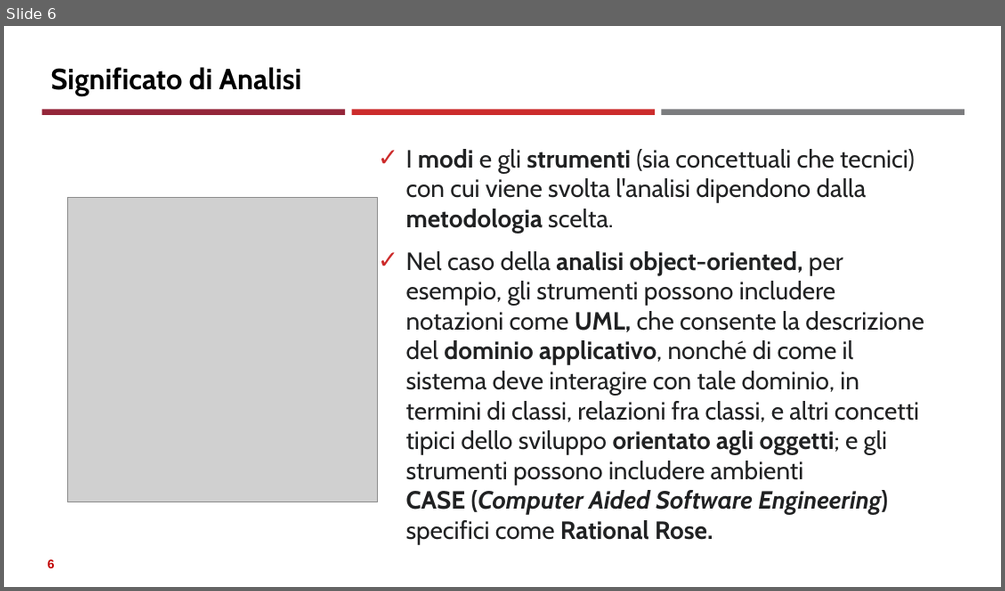
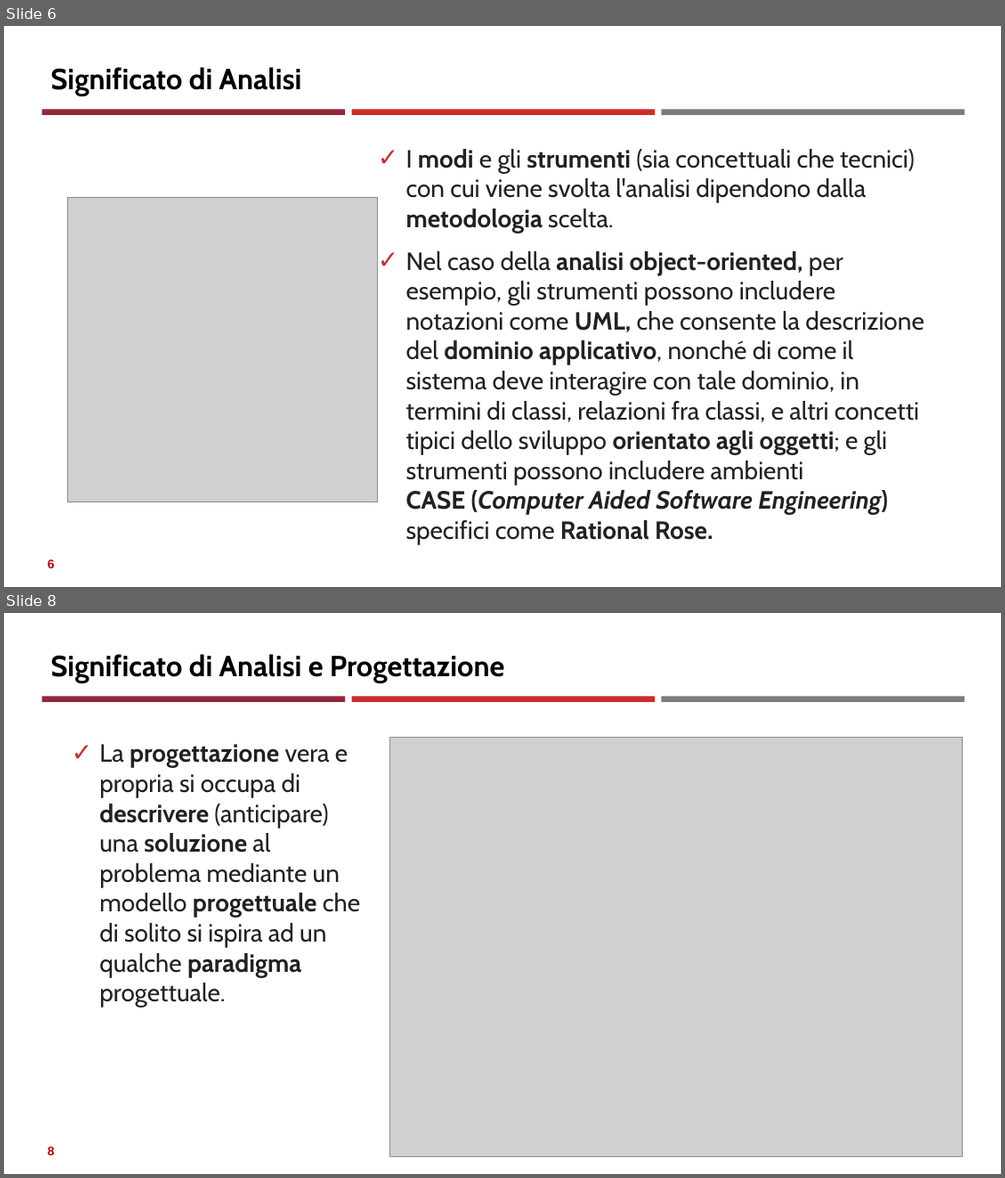
Before and after one commit to neural1977/data_science_interview_material, a slide deck: Assicurazioni/Analisi e progettazione del Software_ita.pptx. Shown one above the other, each under a label of ours: slide 6 before the commit, slides 6 and 8 after it; the slides between them are not shown. The pictures are 1005x591 and 1005x1178 pixels, drawn with LibreOffice and Linux fonts; fonts in the diff are those of the drawing; grey boxes stand for pictures. Boxes give left, top, right and bottom in pixels: in the first picture for what was removed or moved away, otherwise in the second. Text is boxed around its words. In the diff, an @@ line names an element or a change of style, - is before the commit and + after.

```diff
--- a/Assicurazioni/Analisi e progettazione del Software_ita.pptx
+++ b/Assicurazioni/Analisi e progettazione del Software_ita.pptx
@@ slide 8 added at box(4, 613, 1001, 1174), background #FFFFFF; not listed: 3 template elements that a slide beside it also shows @@
@@ title added at box(51, 654, 504, 683), 28 pt, text #000000, bold @@
+Significato di Analisi e Progettazione
@@ text added at box(99, 744, 360, 1007), 24 pt, text #202122 @@
+✓ La progettazione vera e propria si occupa di descrivere (anticipare) una soluzione al problema mediante un modello progettuale che di solito si ispira ad un qualche paradigma progettuale.
@@ picture added at box(390, 738, 963, 1158) @@
@@ page number added at box(48, 1146, 55, 1155), 12 pt, text #C00000, bold @@
+8
```
Also in this commit, not shown: 1 slide changed, 4 other slides added, 1 other file.
